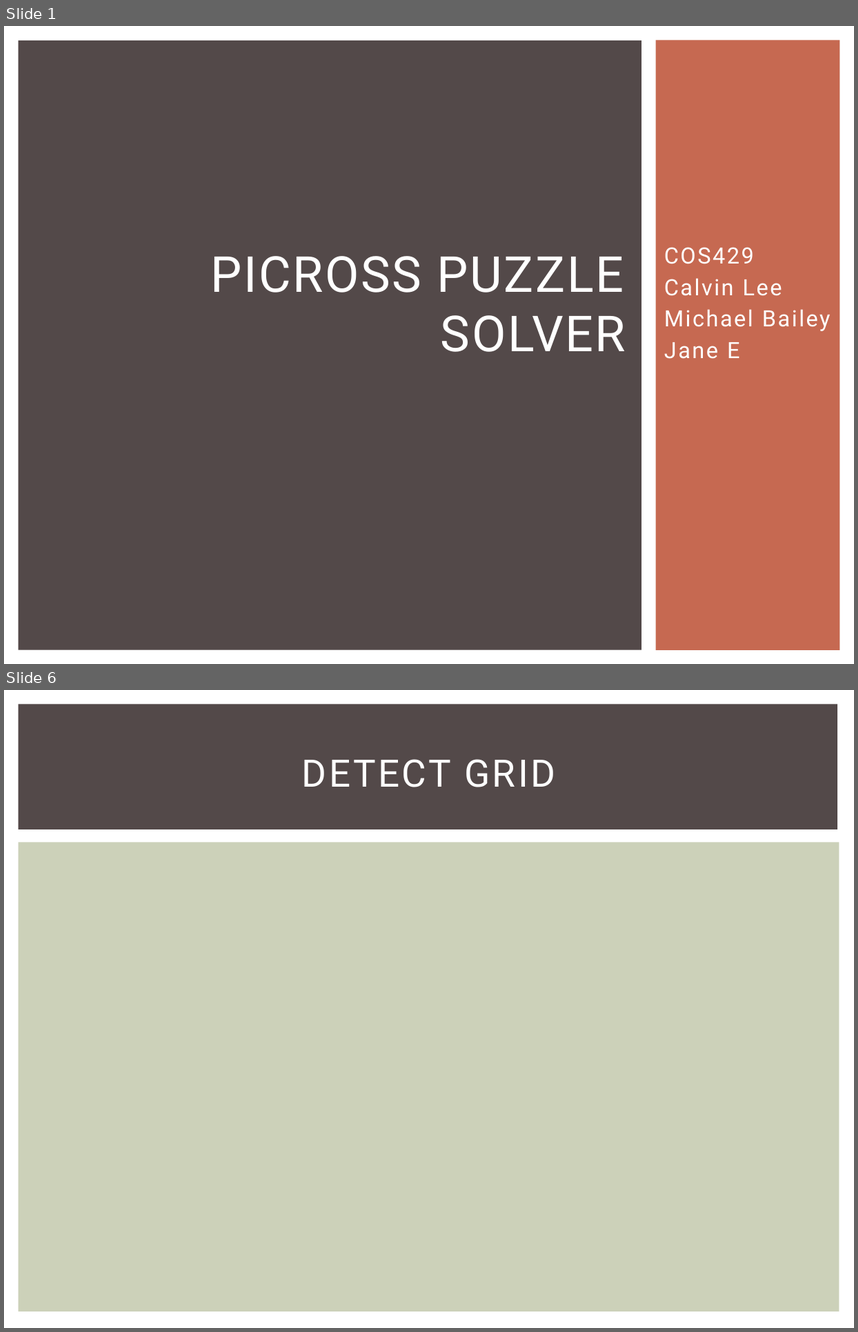
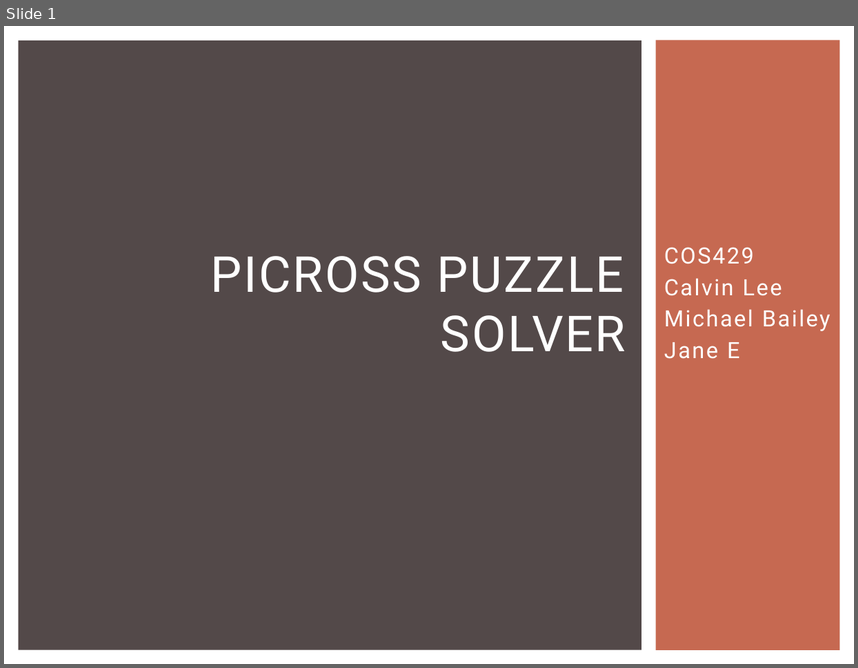
Before and after one commit to Calvin-Michael-Jane/Picross-Vision-Solver, a slide deck: COS429FinalProject.pptx. Shown one above the other, each under a label of ours: slides 1 and 6 before the commit, slide 1 after it; the slides between them are not shown. The pictures are 858x1332 and 858x668 pixels, drawn with LibreOffice and Linux fonts; fonts in the diff are those of the drawing. Boxes give left, top, right and bottom in pixels: in the first picture for what was removed or moved away, otherwise in the second. Text is boxed around its words. In the diff, an @@ line names an element or a change of style, - is before the commit and + after.

```diff
--- a/COS429FinalProject.pptx
+++ b/COS429FinalProject.pptx
@@ slide 6 removed at (4,690,854,1328), background #FFFFFF @@
@@ rectangle removed at (18,704,838,829) @@
@@ title removed at (302,759,555,787) @@
-DETECT GRID
@@ rectangle removed at (18,842,840,1312) @@
```
Also in this commit, not shown: 4 slides changed, 5 slides added, 4 other slides removed, 16 other files.
